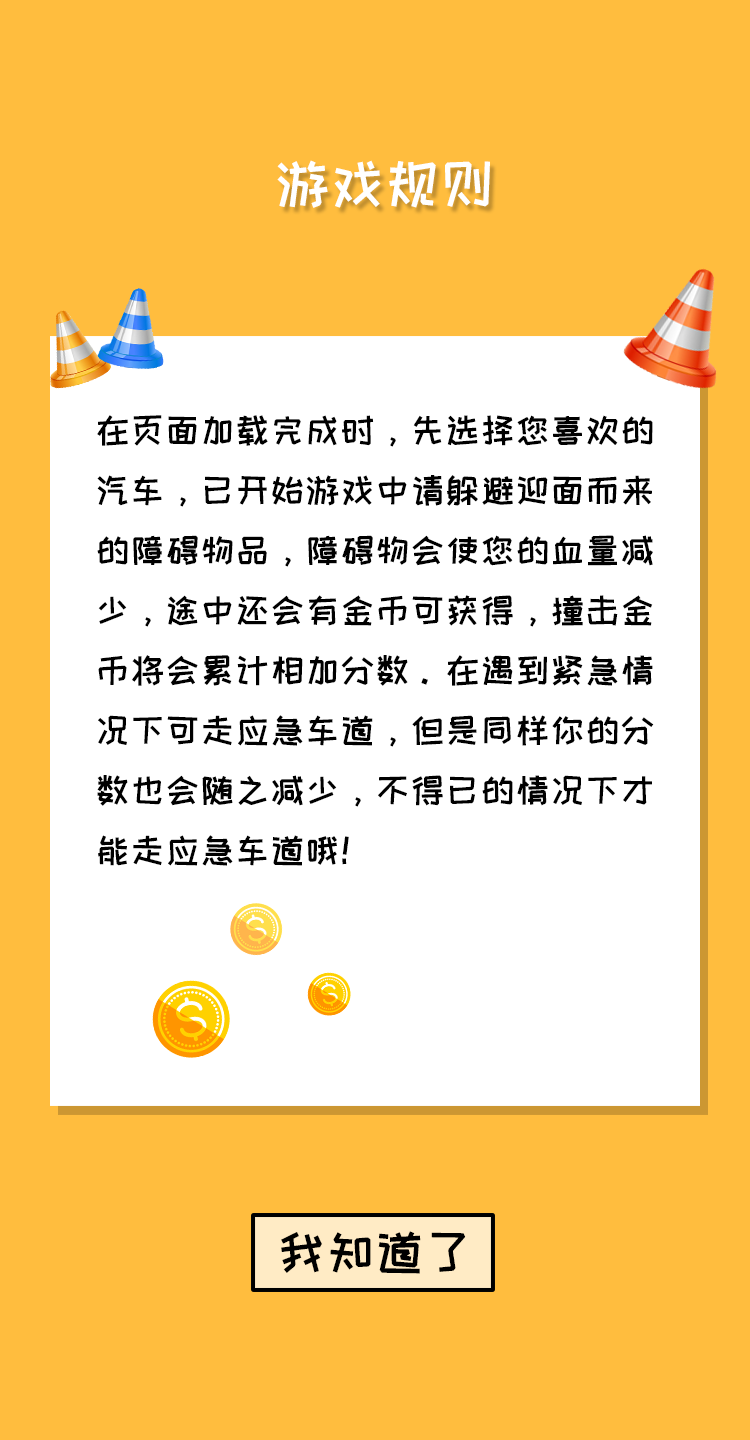
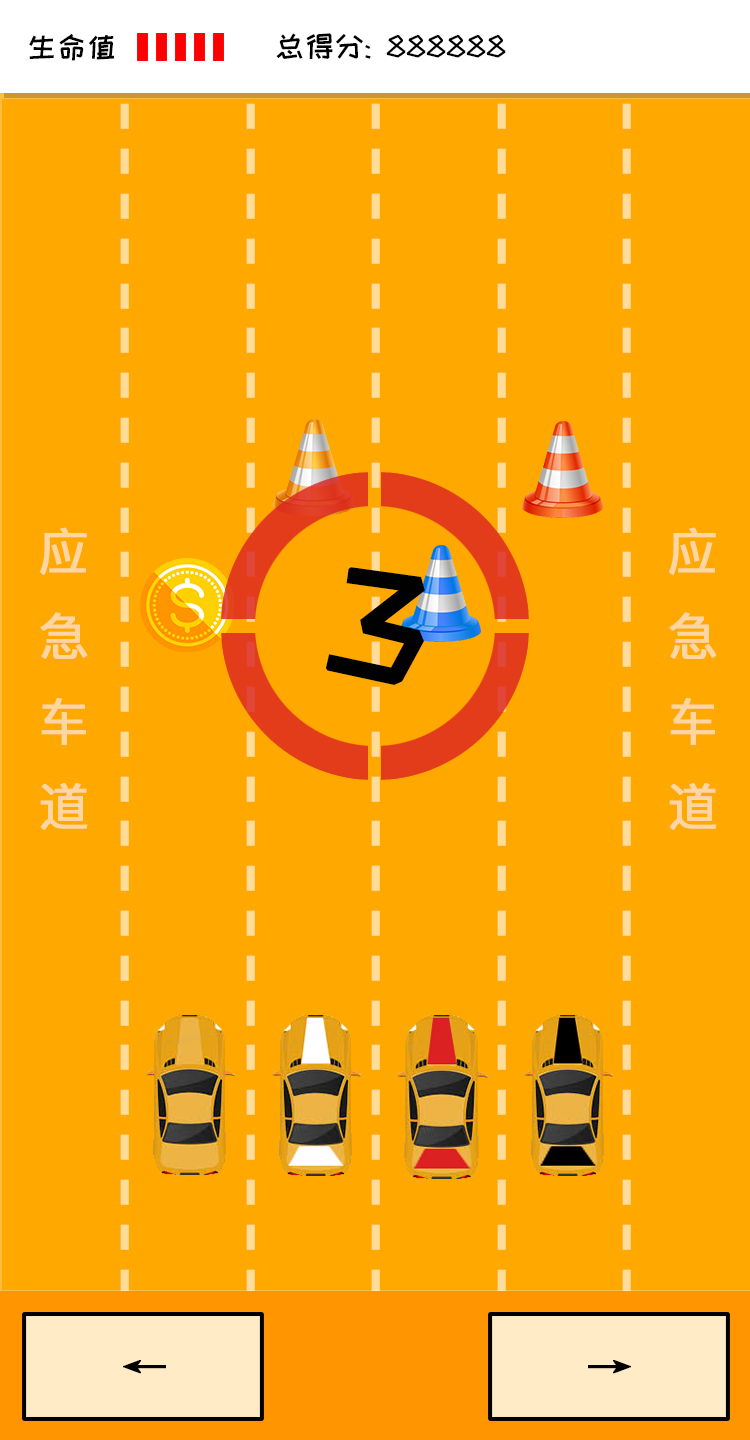
Layered file, before and after one edit (750 x 1440). Changes by layer:
showed group "汽车赛道页" (53 layers) over [0, 0, 750, 1440]
added group "倒计时" with 3 layers in group "汽车赛道页" over [221, 472, 529, 780]
added layer "3" in group "倒计时" over [326, 567, 425, 685]
added layer "图层 12" (80%) in group "倒计时" over [221, 472, 529, 780]
hid group "游戏规则页" (16 layers) over [0, 31, 750, 1440]
